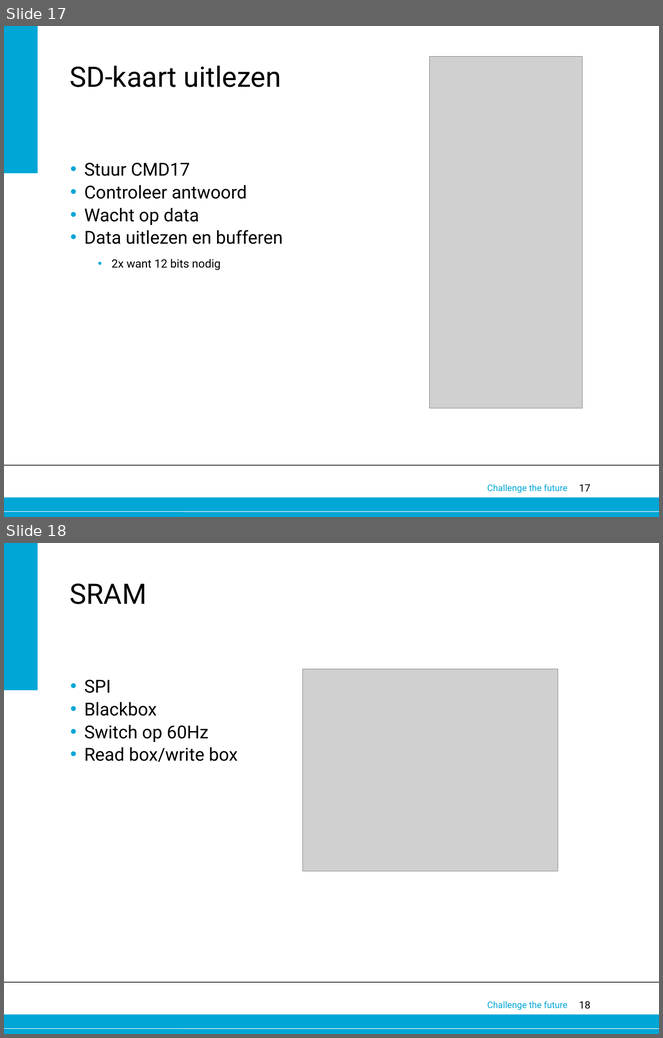
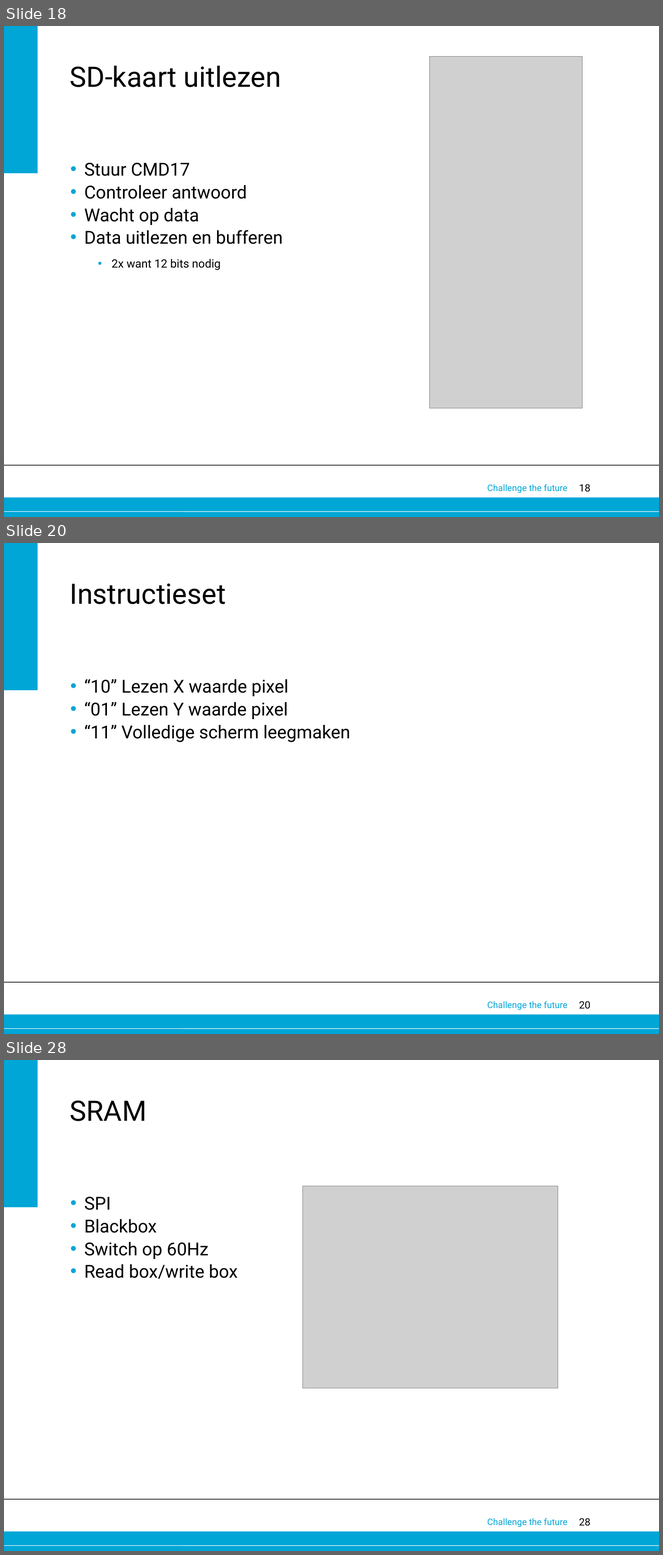
Before and after one commit to 0v3rf10w/epo3a5, a slide deck: Eindpresentatie.pptx. Shown one above the other, each under a label of ours: slides 17 and 18 before the commit, slides 18, 20 and 28 after it; the slides between them are not shown. The pictures are 663x1038 and 663x1555 pixels, drawn with LibreOffice and Linux fonts; fonts in the diff are those of the drawing; grey boxes stand for pictures; background and template pictures are left out. Boxes give left, top, right and bottom in pixels: in the first picture for what was removed or moved away, otherwise in the second. Text is boxed around its words. In the diff, an @@ line names an element or a change of style, - is before the commit and + after.

```diff
--- a/Eindpresentatie.pptx
+++ b/Eindpresentatie.pptx
@@ slide 20 added at <box>4,543,659,1034</box>, background #FFFFFF; not listed: 6 template elements that a slide beside it also shows @@
@@ title added at <box>70,584,226,604</box>, 44 pt, text #000000 @@
+Instructieset
@@ text added at <box>84,679,350,743</box>, 28 pt, text #000000 @@
+• “10” Lezen X waarde pixel
+• “01” Lezen Y waarde pixel
+• “11” Volledige scherm leegmaken
@@ what was slide 17 is now slide 18 @@
@@ page number at <box>579,485,591,492</box>: text changed @@
-17
+18
@@ what was slide 18 is now slide 28 @@
@@ page number at <box>579,1518,591,1526</box>: text changed @@
-18
+28
```
Also in this commit, not shown: 1 slide changed, 9 other slides added.
